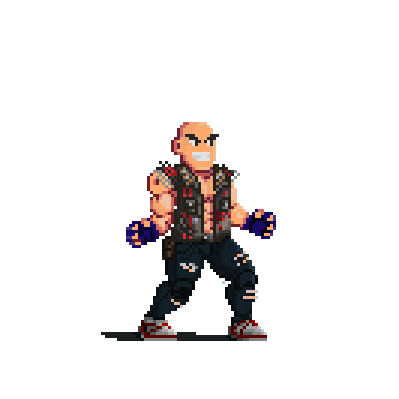
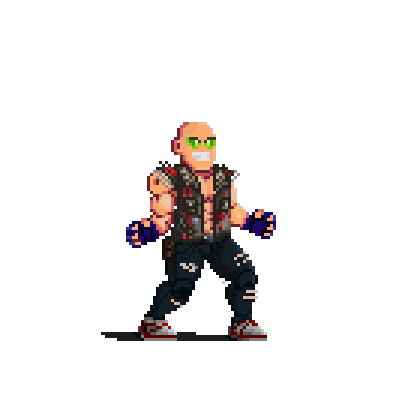
Revision of a layered 399x399 image; what changed, layer by layer:
showed "Poison Stare" over [186, 137, 216, 149]
hid "Bright-eyed" over [185, 134, 219, 146]
